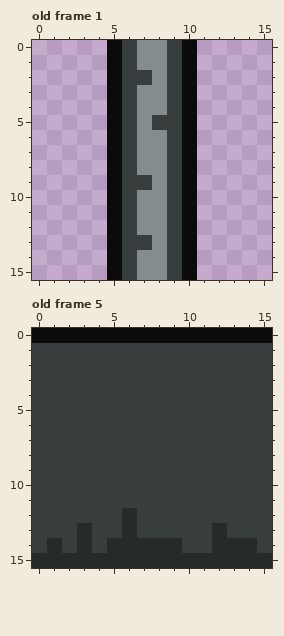
Pixel-art file, stored at assets/tilesets/office-divider.ase. This is how it looked before the edit.
16x16 pixels, 11 frames. Colours within 5 levels of each other are drawn and written as one. Shown: old frame 1, old frame 5. The commit also changed other frames, which this record leaves out.
After:
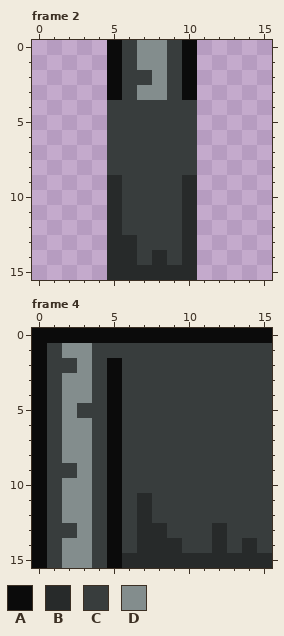
Palette (. is transparent): A #0b0b0b  B #272a2a  C #383d3d  D #838d8d
A new or re-ordered frame is compared with the old frame closest to it.
From old to new:
frames 11 -> 14
Changed rows in their new state; - is an unchanged pixel.
Frame 2 is new; against old frame 1:
first column x 5:
 4 C-CC-C
 5 C-C--C
 6 C-CC-C
 7 C-CC-C
 8 C-CC-C
 9 B--C-B
10 B-CC-B
11 B-CC-B
12 B-CC-B
13 BB-C-B
14 BBCB-B
15 BBBBBB
Frame 4 is new; against old frame 5:
first column x 0:
 1 A-DD----------
 2 A--D-A--------
 3 A-DD-A--------
 4 A-DD-A--------
 5 A-D--A--------
 6 A-DD-A--------
 7 A-DD-A--------
 8 A-DD-A--------
 9 A--D-A--------
10 A-DD-A--------
11 A-DD-A-B------
12 A-DD-ACB------
13 A--D-ACBB-----
14 ACDD-AC------C
15 ACDDCA--------
